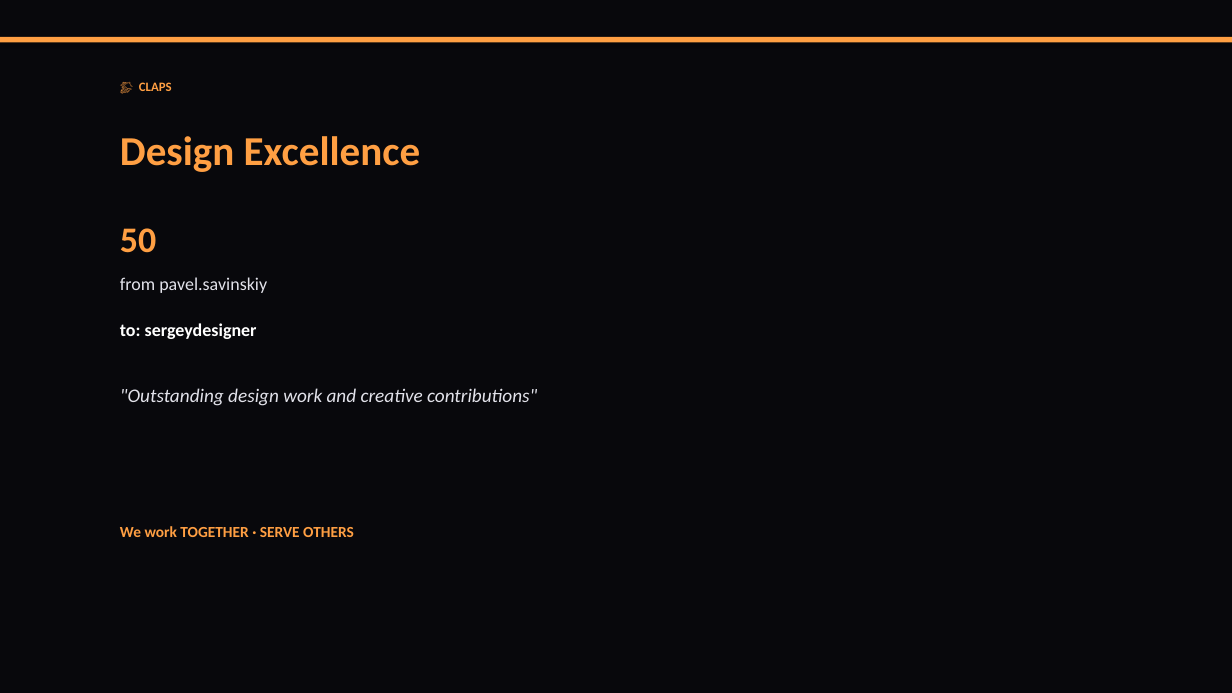
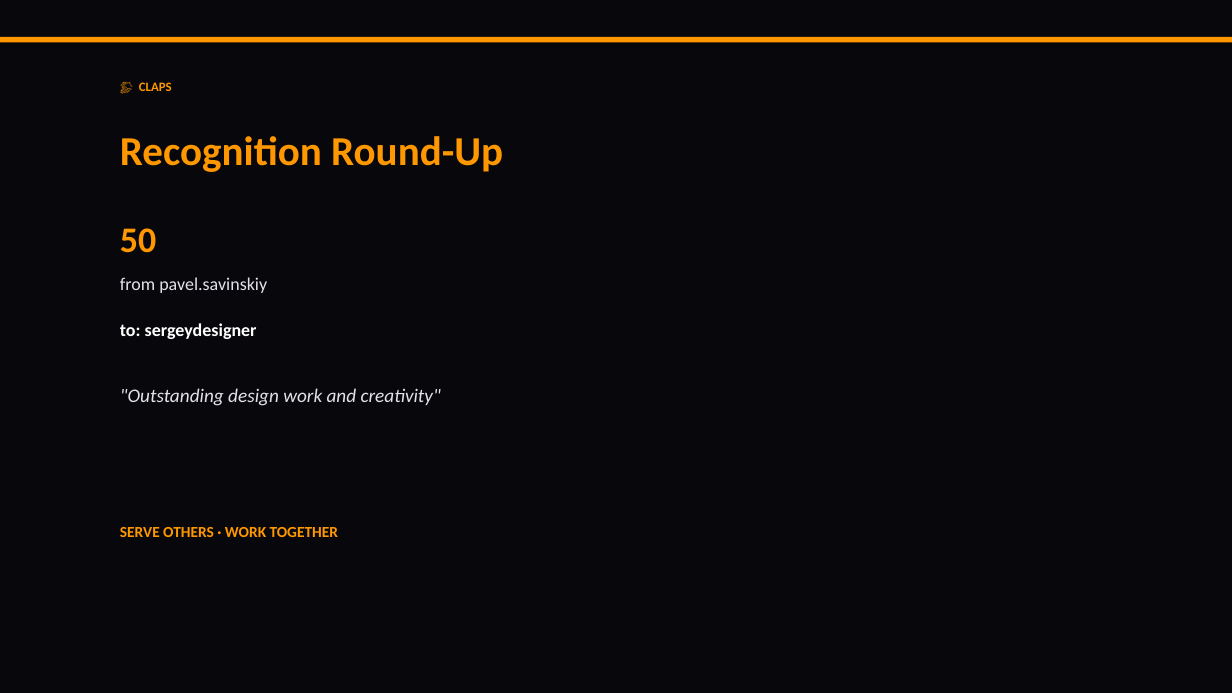
Before and after one commit to liliyagarifullina-maker/appodeal-pulse, a slide deck: slide 6 of data/archive/pulse_2026-03-12.pptx. Drawn at 1232x693 pixels with LibreOffice and Linux fonts; fonts in the diff are those of the drawing. Boxes give left, top, right and bottom in pixels: in the first picture for what was removed or moved away, otherwise in the second. Text is boxed around its words. In the diff, an @@ line names an element or a change of style, - is before the commit and + after.

```diff
--- a/data/archive/pulse_2026-03-12.pptx
+++ b/data/archive/pulse_2026-03-12.pptx
@@ rectangle at [0,37,1232,43]: fill #FF9F43 to #FF9800 @@
@@ text "👏 CLAPS" at [139,82,172,91]: text colour #FF9F43 to #FF9800 @@
@@ text at [120,136,503,172]: text changed; text colour #FF9F43 to #FF9800 @@
-Design Excellence
+Recognition Round-Up
@@ text "50" at [120,228,156,253]: text colour #FF9F43 to #FF9800 @@
@@ text at [120,388,441,406]: text changed @@
-"Outstanding design work and creative contributions"
+"Outstanding design work and creativity"
@@ text at [120,527,338,537]: text changed; text colour #FF9F43 to #FF9800 @@
-We work TOGETHER · SERVE OTHERS
+SERVE OTHERS · WORK TOGETHER
```
Also in this commit, not shown: 13 other slides changed, 2 slides added, 3 slides removed, 2 other files.
